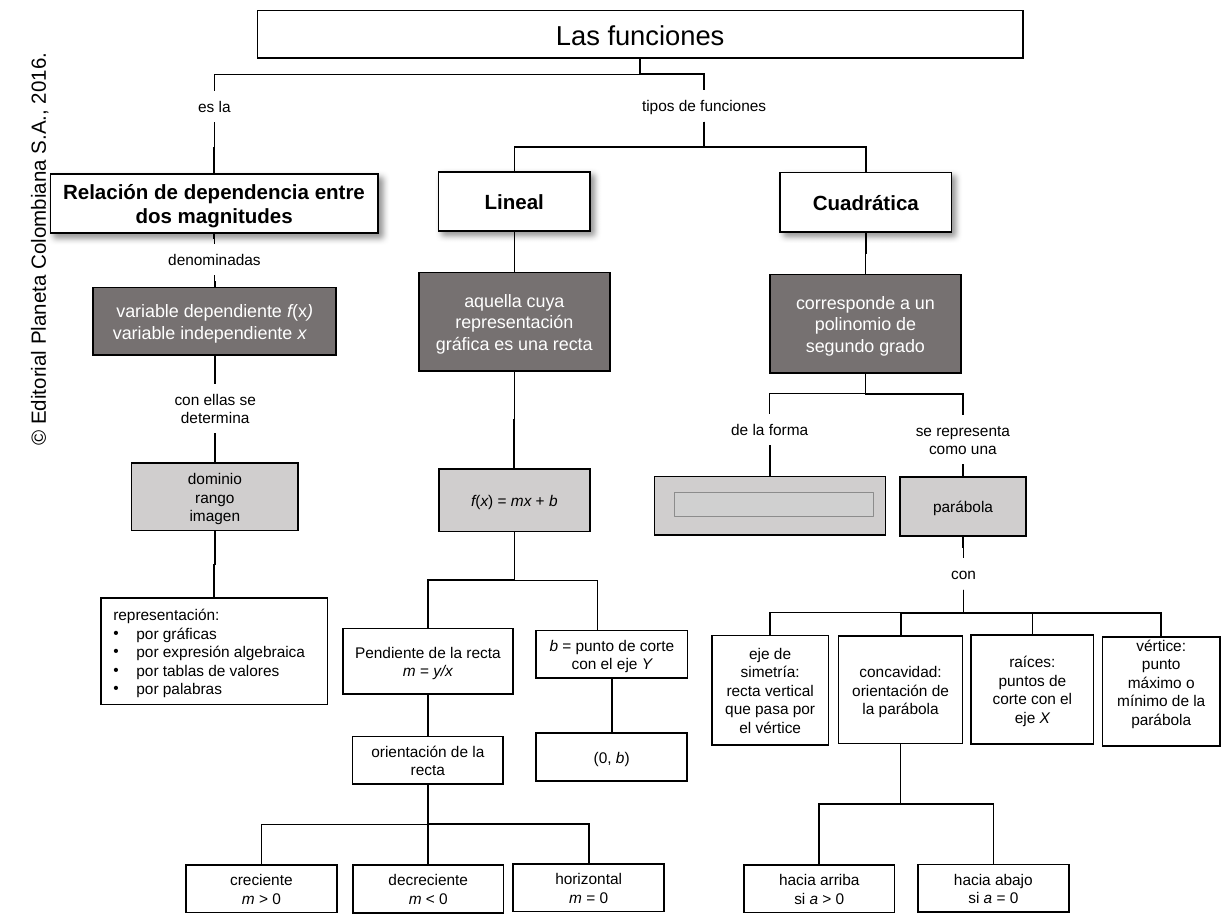
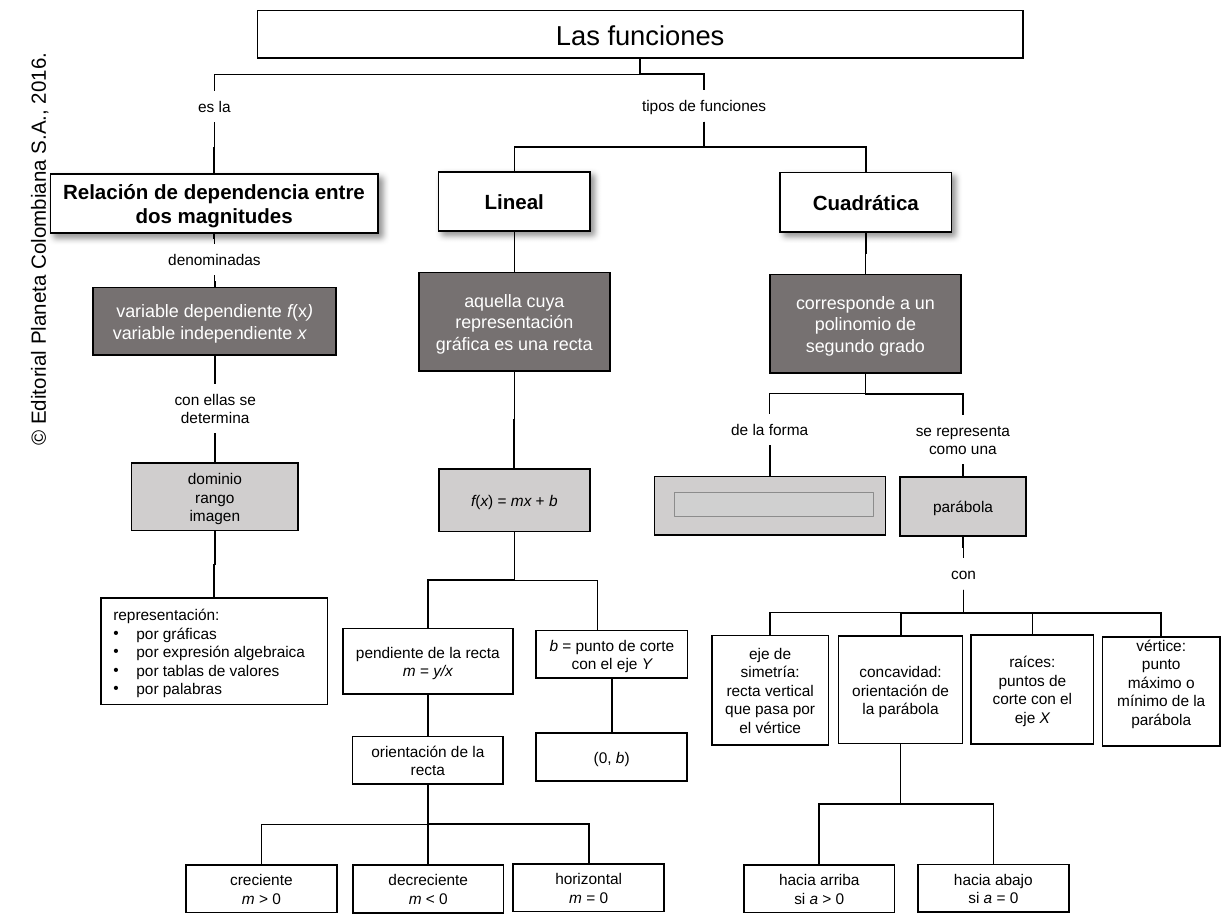
Before and after one commit to AulaPlanetaColombia/Matematicas, a slide deck: slide 1 of fuentes/contenidos/grado08/guion07/Mapa_conceptual_MA_08_07_REC.pptx. Drawn at 1232x924 pixels with LibreOffice and Linux fonts; fonts in the diff are those of the drawing; grey boxes stand for pictures; background and template pictures are left out. Boxes give left, top, right and bottom in pixels: in the first picture for what was removed or moved away, otherwise in the second. Text is boxed around its words. In the diff, an @@ line names an element or a change of style, - is before the commit and + after.

Commit message:
MA_08_07_CO MC
Ajuste texto mayúscula a minúscula

```diff
--- a/fuentes/contenidos/grado08/guion07/Mapa_conceptual_MA_08_07_REC.pptx
+++ b/fuentes/contenidos/grado08/guion07/Mapa_conceptual_MA_08_07_REC.pptx
@@ text in rectangle at (356,646,500,661): text changed @@
-Pendiente de la recta
+pendiente de la recta
```
